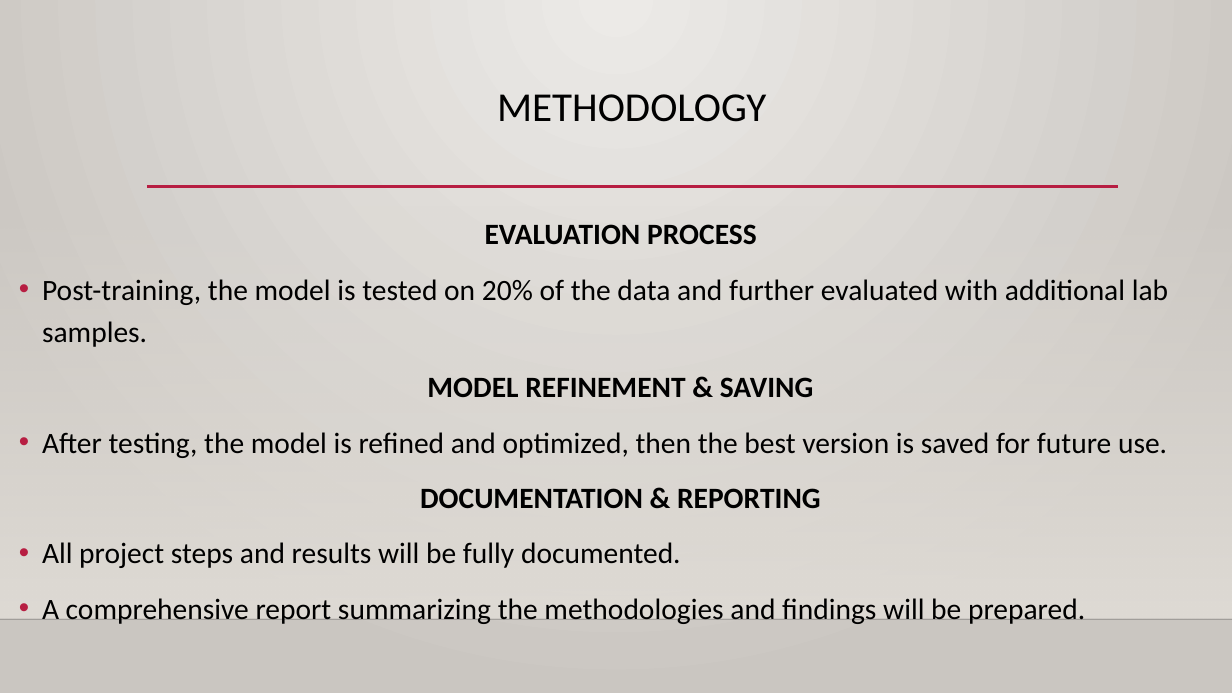
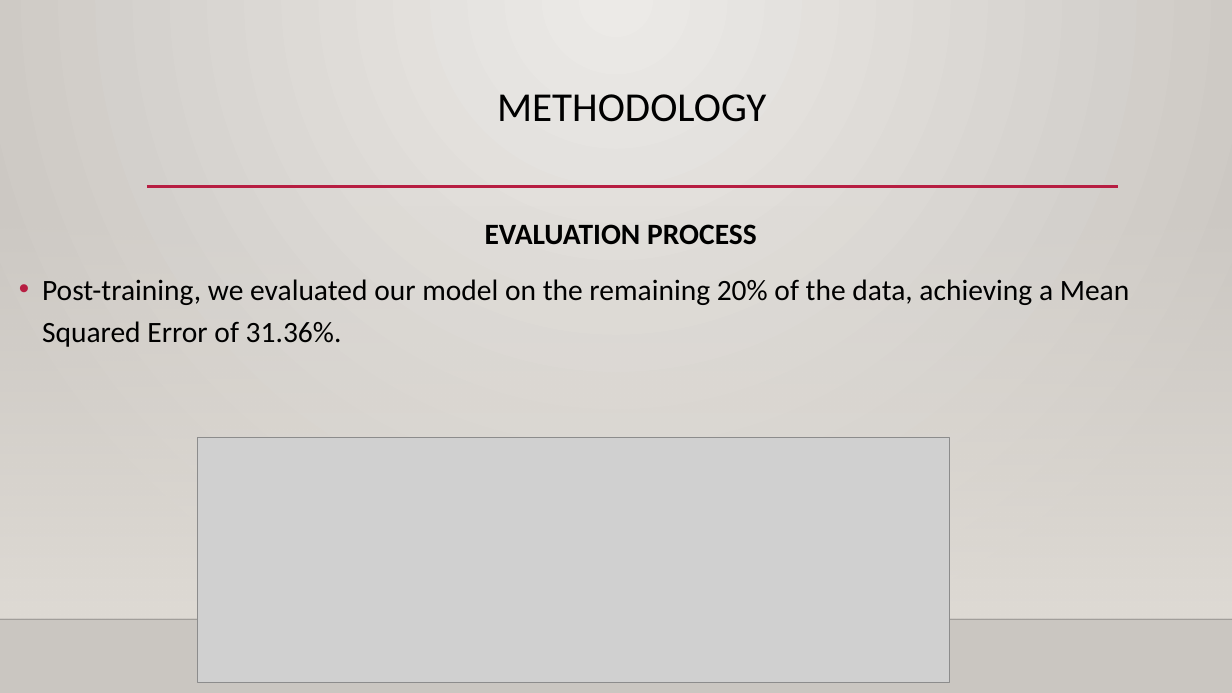
Before and after one commit to Josewathome/Tensile-Prediction-Model, a slide deck: slide 12 of THE WRITE UP/Final Project-PPT uPDATE.pptx (slide 11 before the commit). Drawn at 1232x693 pixels with LibreOffice and Linux fonts; fonts in the diff are those of the drawing; grey boxes stand for pictures; background and template pictures are left out. Boxes give left, top, right and bottom in pixels: in the first picture for what was removed or moved away, otherwise in the second. Text is boxed around its words. In the diff, an @@ line names an element or a change of style, - is before the commit and + after.

```diff
--- a/THE WRITE UP/Final Project-PPT uPDATE.pptx
+++ b/THE WRITE UP/Final Project-PPT uPDATE.pptx
@@ text at (42,279,1130,347): text changed @@
-• Post-training, the model is tested on 20% of the data and further evaluated with additional lab samples.
-MODEL REFINEMENT & SAVING
-• After testing, the model is refined and optimized, then the best version is saved for future use.
-DOCUMENTATION & REPORTING
-• All project steps and results will be fully documented.
-• A comprehensive report summarizing the methodologies and findings will be prepared.
+• Post-training, we evaluated our model on the remaining 20% of the data, achieving a Mean Squared Error of 31.36%.
@@ picture added at (197,437,950,683) @@
```
Also in this commit, not shown: 4 other slides changed, 2 slides added, 3 other files.
